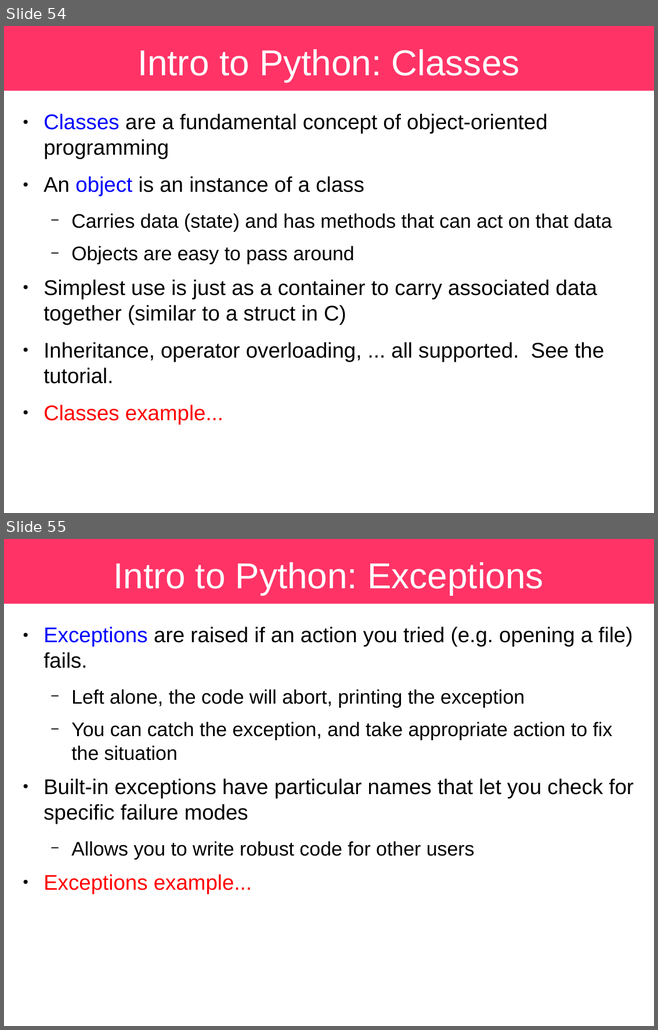
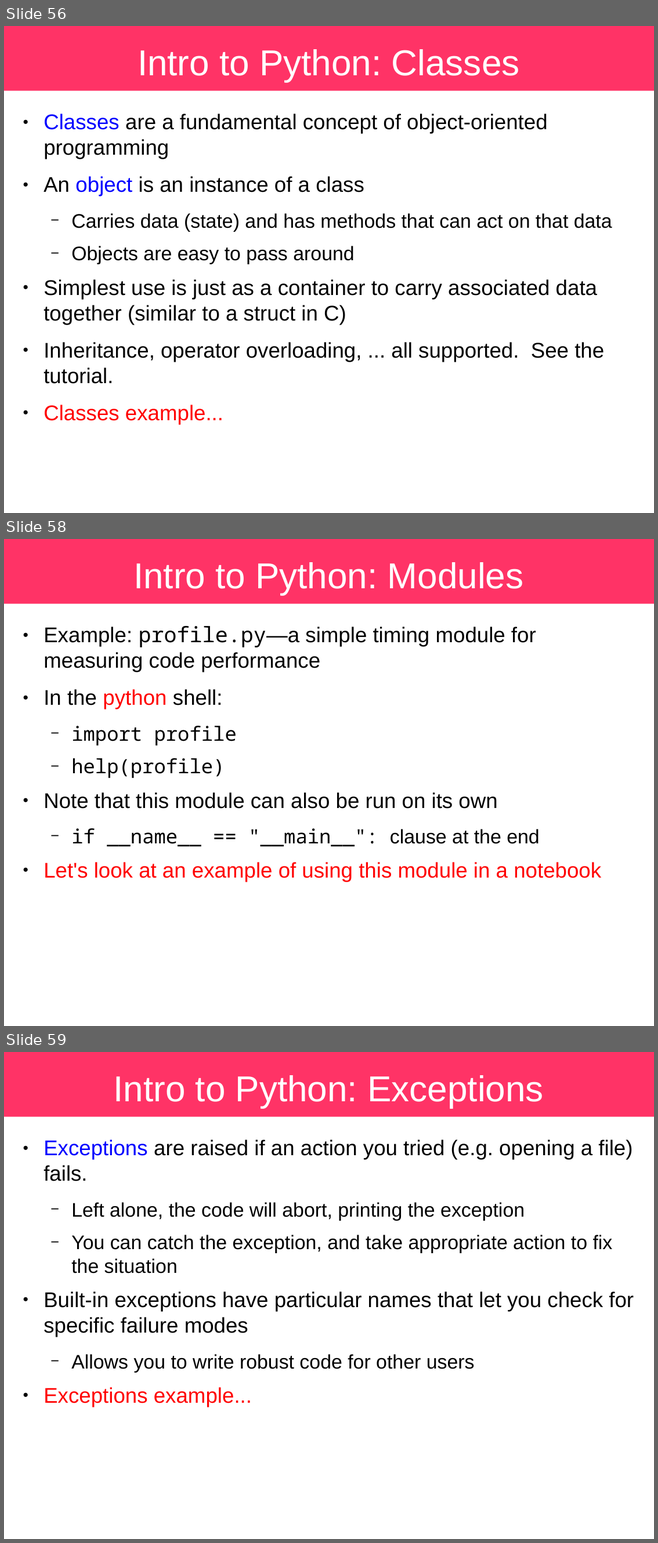
Before and after one commit to sbu-python-class/python-science, a slide deck: lectures/01-python/python.odp. Shown one above the other, each under a label of ours: slides 54 and 55 before the commit, slides 56, 58 and 59 after it; the slides between them are not shown. The pictures are 658x1030 and 658x1543 pixels, drawn with LibreOffice and Linux fonts; fonts in the diff are those of the drawing. Boxes give left, top, right and bottom in pixels: in the first picture for what was removed or moved away, otherwise in the second. Text is boxed around its words. In the diff, an @@ line names an element or a change of style, - is before the commit and + after.

Commit message:
update -- now show modules

```diff
--- a/lectures/01-python/python.odp
+++ b/lectures/01-python/python.odp
@@ slide 58 added at [4,539,654,1026], background #FFFFFF; not listed: 1 template element that a slide beside it also shows @@
@@ title added at [133,562,524,595], 44 pt, text #FFFFFF @@
+Intro to Python: Modules
@@ text added at [43,626,601,882], 26 pt, text #000000 @@
+● Example: profile.py—a simple timing module for measuring code performance
+● In the python shell:
+  − import profile
+  − help(profile)
+● Note that this module can also be run on its own
+  − if __name__ == "__main__": clause at the end
+● Let's look at an example of using this module in a notebook
@@ what was slide 54 is now slide 56 @@
@@ what was slide 55 is now slide 59 @@
```
Also in this commit, not shown: 1 slide changed, 2 other slides added, 2 other files.
